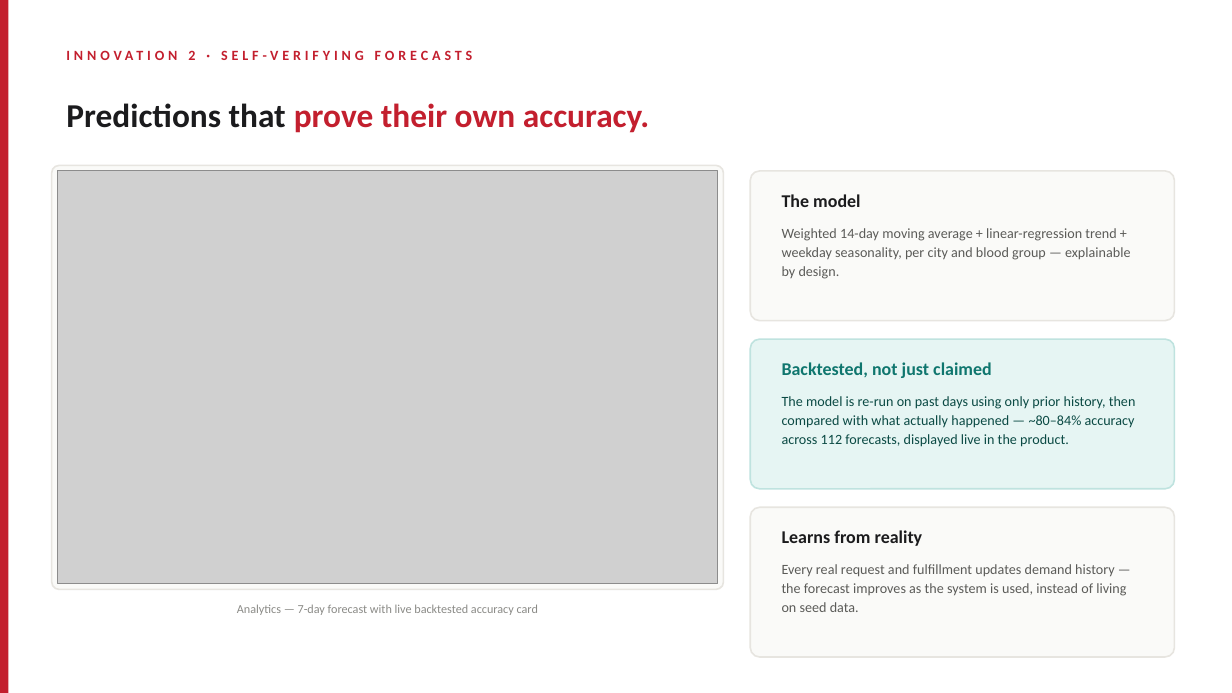
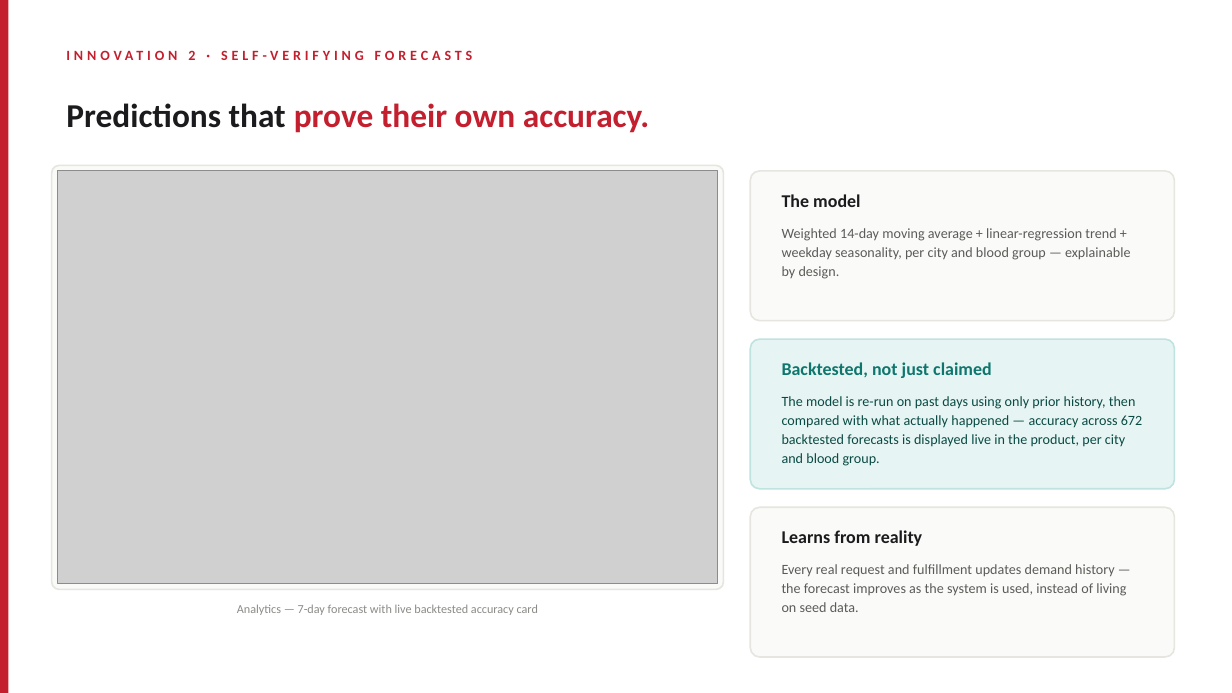
Before and after one commit to sana1234-tech/bloodbridge-AI, a slide deck: slide 7 of presentation/BloodBridge-AI-Presentation.pptx. Drawn at 1232x693 pixels with LibreOffice and Linux fonts; fonts in the diff are those of the drawing; grey boxes stand for pictures. Boxes give left, top, right and bottom in pixels: in the first picture for what was removed or moved away, otherwise in the second. Text is boxed around its words. In the diff, an @@ line names an element or a change of style, - is before the commit and + after.

Commit message:
Sharpen presentation screenshots to 3840x2400 for full-slide legibility; fix analytics accuracy card on default filters; align forecast accuracy claims with live product

```diff
--- a/presentation/BloodBridge-AI-Presentation.pptx
+++ b/presentation/BloodBridge-AI-Presentation.pptx
@@ text at [782,396,1142,466]: text changed @@
-The model is re-run on past days using only prior history, then compared with what actually happened — ~80–84% accuracy across 112 forecasts, displayed live in the product.
+The model is re-run on past days using only prior history, then compared with what actually happened — accuracy across 672 backtested forecasts is displayed live in the product, per city and blood group.
```
Also in this commit, not shown: 1 other slide changed, 10 other files.
